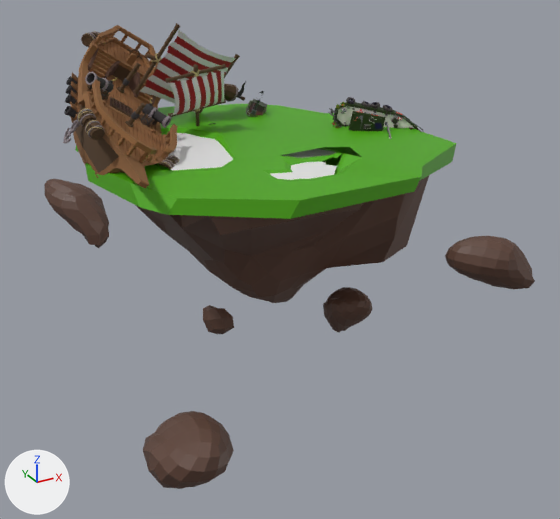
Two versions of the glTF model assets/models/skull_island.glb, one commit apart.
Camera for both pictures: a camera (50 mm lens) standing at (-78.5, -147.3, 52.0) and looking at (-4.2, -12.1, -15.5). Every picture has the same lights, and +X, +Y and +Z are marked at lower left. Where no turn or scale is listed for an object, it has been applied to the vertices.

Script lines for the objects in view, before the commit:
```python
me_cube = bpy.data.meshes.new('Cube')
me_cube.from_pydata(...)  # 108 vertices, 214 faces; spans x -37.9..33.2, y -39.2..35.4, z -3.3..3.9
me_cube.materials.append(mat_material)  # picture img_atlas_pirate_png
me_cube_022 = bpy.data.meshes.new('Cube.022')
me_cube_022.from_pydata(...)  # 648 vertices, 1265 faces; spans x -40.7..41.6, y -71.7..61.4, z -6.5..41.3
me_cube_022.materials.append(mat_material_003)  # picture img_atlas_pirate_png
me_plane_001 = bpy.data.meshes.new('Plane.001')
me_plane_001.from_pydata([(-1.0, -1.0, 0.0), (1.0, -1.0, 0.0), (-1.0, 1.0, 0.0), (1.0, 1.0, 0.0)], [], [(0, 1, 3), (0, 3, 2)])
me_ship_large_003 = bpy.data.meshes.new('Ship_Large.003')
me_ship_large_003.from_pydata(...)  # 909 vertices, 1698 faces; spans x -68.8..-38.8, y 208.5..220.1, z -75.5..-52.0
me_ship_large_003.materials.append(mat_atlas_003)  # picture img_atlas_pirate_png
ob_plane = bpy.data.objects.new('Plane', me_plane_001)
ob_plane.location = (-10.3, -9.5, 8.5)
ob_plane.rotation_euler = (0.0, 0.0, -0.658)  # degrees (0, 0, -38)
ob_plane.scale = (18.7, 18.7, 18.7)
ob_зел = bpy.data.objects.new('зел', me_cube)
ob_зел.location = (-2.8, -1.2, 7.3)
ob_камень = bpy.data.objects.new('камень', me_cube_022)
ob_камень.location = (-11.4, 2.7, -35.1)
ob_мачта_2 = bpy.data.objects.new('мачта 2', me_ship_large_003)
ob_мачта_2.location = (45.0, -194.2, 83.5)
# also in view: 'мачта 1' at (-13.4, 10.1, 15.2); 'корабль' at (-28.4, 4.2, 15.8)
```
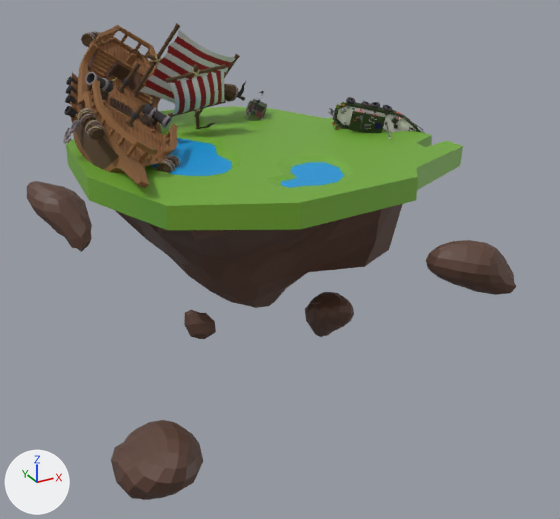
Boxes (x1, y1, x2, y2) around the edits, measured in the pictures (560 x 519 px):
'камень', moved: before (44, 176, 535, 489); after (27, 181, 517, 500)
'Cube.001', added (green): after (66, 106, 463, 230)
'зел', deleted (green): before (75, 104, 456, 219)
'Plane', recoloured, moved, rescaled (14% wider, 8% taller): before (168, 133, 337, 180); after (152, 137, 344, 188)
'polySurface241_Mesh.729', unchanged, uncovered by the edit: after (329, 97, 425, 139)

What the commit changed:
Material 'Material.005' (mat_material_005) is new.
Its texture is img_color2.
Material 'Material.004' (mat_material_004) is new.
Its texture is img_color2.
me_plane_001 has 4 vertices, 2 faces and spans x -1.0..1.0, y -1.0..1.0, z 0.0.
me_plane_001 now uses material mat_material_005 (picture img_color2).
Mesh me_cube_002 is new.
It has 143 vertices, 282 faces and spans x -36.9..38.0, y -42.5..33.2, z -2.4..2.4.
It uses material mat_material_004 (picture img_color2).
Object 'зел' (ob_зел) is deleted.
Object 'камень' (ob_камень) moves from (-11.4, 2.7, -35.1) to (-16.1, 2.7, -35.1).
Object 'Plane' (ob_plane) moves from (-10.3, -9.5, 8.5) to (-10.3, -9.5, 7.8).
Object 'Plane' (ob_plane) is rescaled from (18.7, 18.7, 18.7) to (21.6, 20.5, 18.7).
Object 'Cube.001' (ob_cube_001) is new; it shows me_cube_002.
Its location is (-6.5, 1.5, 6.0).
